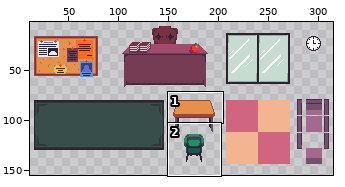
Sprite sheet, stored at Assets/SpritesMundo/Objetos/tiles_b.png. Above: a wide view before the commit, with the close-up outlined.
Close-up. As it was:
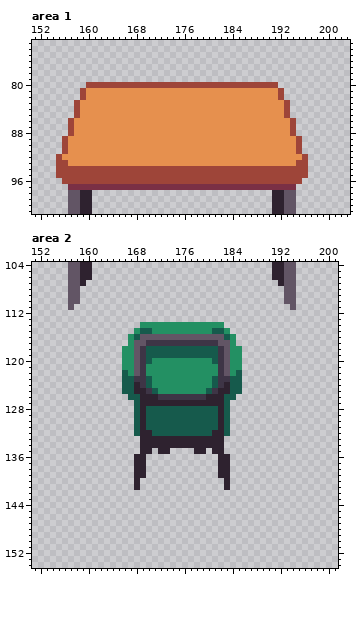
The file is 336x159 pixels. Shown: area 1: x 151..203, y 73..101; area 2: x 151..201, y 104..154. The wide view leaves out empty margins.
After the commit:
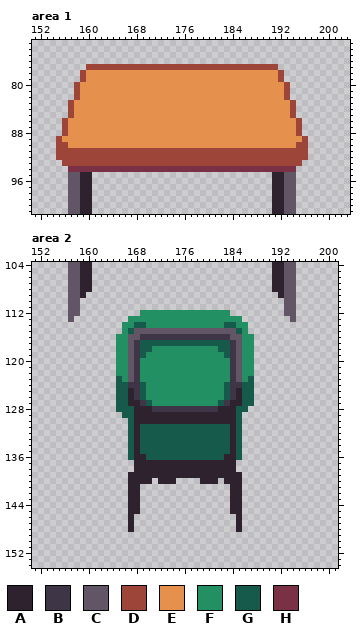
Palette (. is transparent): A #2e222f  B #3e3546  C #625565  D #9e4539  E #e6904e  F #239063  G #165a4c  H #7a3045
Changes in this commit:
--- area 1
@@ x 151..203 @@
  76 .....................................................
- 77 .....................................................
- 78 .....................................................
- 79 .....................................................
- 80 .........DDDDDDDDDDDDDDDDDDDDDDDDDDDDDDDD............
- 81 ........DEEEEEEEEEEEEEEEEEEEEEEEEEEEEEEEED...........
- 82 ........DEEEEEEEEEEEEEEEEEEEEEEEEEEEEEEEED...........
- 83 .......DEEEEEEEEEEEEEEEEEEEEEEEEEEEEEEEEEED..........
- 84 .......DEEEEEEEEEEEEEEEEEEEEEEEEEEEEEEEEEED..........
- 85 .......DEEEEEEEEEEEEEEEEEEEEEEEEEEEEEEEEEED..........
- 86 ......DEEEEEEEEEEEEEEEEEEEEEEEEEEEEEEEEEEEED.........
- 87 ......DEEEEEEEEEEEEEEEEEEEEEEEEEEEEEEEEEEEED.........
- 88 ......DEEEEEEEEEEEEEEEEEEEEEEEEEEEEEEEEEEEED.........
- 89 .....DEEEEEEEEEEEEEEEEEEEEEEEEEEEEEEEEEEEEEED........
- 90 .....DEEEEEEEEEEEEEEEEEEEEEEEEEEEEEEEEEEEEEED........
- 91 .....DEEEEEEEEEEEEEEEEEEEEEEEEEEEEEEEEEEEEEED........
- 92 ....DEEEEEEEEEEEEEEEEEEEEEEEEEEEEEEEEEEEEEEEED.......
- 93 ....DDEEEEEEEEEEEEEEEEEEEEEEEEEEEEEEEEEEEEEEDD.......
- 94 ....DDDDDDDDDDDDDDDDDDDDDDDDDDDDDDDDDDDDDDDDDD.......
- 95 ....DDDDDDDDDDDDDDDDDDDDDDDDDDDDDDDDDDDDDDDDDD.......
- 96 .....DDDDDDDDDDDDDDDDDDDDDDDDDDDDDDDDDDDDDDDD........
- 97 ......HHHHHHHHHHHHHHHHHHHHHHHHHHHHHHHHHHHHHH.........
+ 77 .........DDDDDDDDDDDDDDDDDDDDDDDDDDDDDDDD............
+ 78 ........DEEEEEEEEEEEEEEEEEEEEEEEEEEEEEEEED...........
+ 79 ........DEEEEEEEEEEEEEEEEEEEEEEEEEEEEEEEED...........
+ 80 .......DEEEEEEEEEEEEEEEEEEEEEEEEEEEEEEEEEED..........
+ 81 .......DEEEEEEEEEEEEEEEEEEEEEEEEEEEEEEEEEED..........
+ 82 .......DEEEEEEEEEEEEEEEEEEEEEEEEEEEEEEEEEED..........
+ 83 ......DEEEEEEEEEEEEEEEEEEEEEEEEEEEEEEEEEEEED.........
+ 84 ......DEEEEEEEEEEEEEEEEEEEEEEEEEEEEEEEEEEEED.........
+ 85 ......DEEEEEEEEEEEEEEEEEEEEEEEEEEEEEEEEEEEED.........
+ 86 .....DEEEEEEEEEEEEEEEEEEEEEEEEEEEEEEEEEEEEEED........
+ 87 .....DEEEEEEEEEEEEEEEEEEEEEEEEEEEEEEEEEEEEEED........
+ 88 .....DEEEEEEEEEEEEEEEEEEEEEEEEEEEEEEEEEEEEEED........
+ 89 ....DEEEEEEEEEEEEEEEEEEEEEEEEEEEEEEEEEEEEEEEED.......
+ 90 ....DDEEEEEEEEEEEEEEEEEEEEEEEEEEEEEEEEEEEEEEDD.......
+ 91 ....DDDDDDDDDDDDDDDDDDDDDDDDDDDDDDDDDDDDDDDDDD.......
+ 92 ....DDDDDDDDDDDDDDDDDDDDDDDDDDDDDDDDDDDDDDDDDD.......
+ 93 .....DDDDDDDDDDDDDDDDDDDDDDDDDDDDDDDDDDDDDDDD........
+ 94 ......HHHHHHHHHHHHHHHHHHHHHHHHHHHHHHHHHHHHHH.........
+ 95 ......CCAA..............................AACC.........
+ 96 ......CCAA..............................AACC.........
+ 97 ......CCAA..............................AACC.........
  98 ......CCAA..............................AACC.........
--- area 2
@@ x 151..201 @@
 106 ......CCAA..............................AACC.......
-107 ......CCA................................ACC.......
-108 ......CC..................................CC.......
-109 ......CC..................................CC.......
+107 ......CCAA..............................AACC.......
+108 ......CCAA..............................AACC.......
+109 ......CCA................................ACC.......
 110 ......CC..................................CC.......
-111 ......C....................................C.......
-112 ...................................................
-113 ...................................................
-114 ..................FFFFFFFFFFFFFF...................
-115 .................FGGFFFFFFFFFFGGF..................
-116 ................FGCCCCCCCCCCCCCCGF.................
-117 ................FCCBBBBBBBBBBBBCCF.................
-118 ...............FFCBGGGGGGGGGGGGBCFF................
-119 ...............FFCBGGGGGGGGGGGGBCFF................
-120 ...............FFCBGFFFFFFFFFFGBCFF................
-121 ...............FFCBFFFFFFFFFFFFBCFF................
-122 ...............GFCBFFFFFFFFFFFFBCFG................
-123 ...............GGBBGFFFFFFFFFFGBBGG................
-124 ...............GGABGFFFFFFFFFFGBAGG................
-125 ...............GGAABGFFFFFFFFGBAAGG................
-126 ................GGAAABBBBBBBBAAAGG.................
-127 .................GAAAAAAAAAAAAAAG..................
-128 .................GAGGGGGGGGGGGGAG..................
-129 .................GAGGGGGGGGGGGGAG..................
-130 .................GAGGGGGGGGGGGGAG..................
-131 .................GAGGGGGGGGGGGGAG..................
-132 .................GAAGGGGGGGGGGAAG..................
-133 ..................AAAAAAAAAAAAAA...................
-134 ..................AAAAAAAAAAAAAA...................
-135 ..................AA.AA....AA.AA...................
-136 .................AA............AA..................
-137 .................AA............AA..................
-138 .................AA............AA..................
-139 .................AA............AA..................
-140 .................A..............A..................
-141 .................A..............A..................
-142 ...................................................
-143 ...................................................
-144 ...................................................
-145 ...................................................
-146 ...................................................
-147 ...................................................
-148 ...................................................
+111 ......CC..................................CC.......
+112 ......CC..........FFFFFFFFFFFFFFF.........CC.......
+113 ......C.........FFFFFFFFFFFFFFFFFFF........C.......
+114 ...............FFGGFFFFFFFFFFFFFGGFF...............
+115 ...............FGCCCCCCCCCCCCCCCCCGF...............
+116 ..............FFCCBBBBBBBBBBBBBBBCCFF..............
+117 ..............FFCBGGGGGGGGGGGGGGGBCFF..............
+118 ..............FFCBGGFFFFFFFFFFFGGBCFF..............
+119 ..............FFCBGFFFFFFFFFFFFFGBCFF..............
+120 ..............FFCBFFFFFFFFFFFFFFFBCFF..............
+121 ..............FFCBFFFFFFFFFFFFFFFBCFF..............
+122 ..............FFCBFFFFFFFFFFFFFFFBCFF..............
+123 ..............GFCBFFFFFFFFFFFFFFFBCFG..............
+124 ..............GGBBGFFFFFFFFFFFFFGBBGG..............
+125 ..............GGABGFFFFFFFFFFFFFGBAGG..............
+126 ..............GGABGFFFFFFFFFFFFFGBAGG..............
+127 ..............GGAABGFFFFFFFFFFFGBAAGG..............
+128 ..............GGGAAABBBBBBBBBBBAAAGG...............
+129 ...............GGAAAAAAAAAAAAAAAAAG................
+130 ................GAAAAAAAAAAAAAAAAAG................
+131 ................GAGGGGGGGGGGGGGGGAG................
+132 ................GAGGGGGGGGGGGGGGGAG................
+133 ................GAGGGGGGGGGGGGGGGAG................
+134 ................GAGGGGGGGGGGGGGGGAG................
+135 ................GAGGGGGGGGGGGGGGGAG................
+136 ................GAAGGGGGGGGGGGGGAAG................
+137 .................AAAAAAAAAAAAAAAAA.................
+138 .................AAAAAAAAAAAAAAAAA.................
+139 ................AAAAAAAAAAAAAAAAAAA................
+140 ................AAAA.AAA....AAA.AAA................
+141 ................AA...............AA................
+142 ................AA...............AA................
+143 ................AA...............AA................
+144 ................AA...............AA................
+145 ................AA...............AA................
+146 ................A.................A................
+147 ................A.................A................
+148 ................A.................A................
 149 ...................................................
